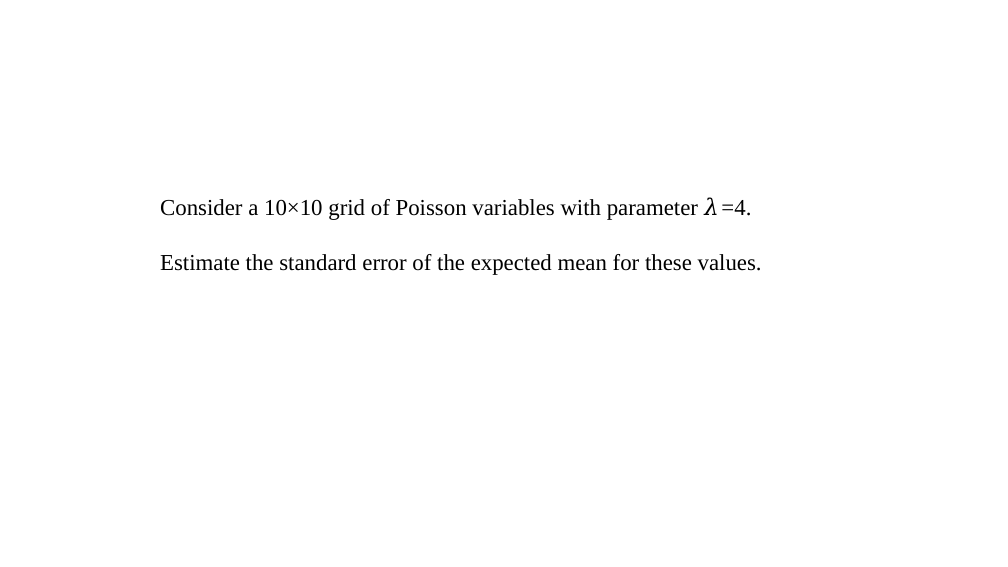
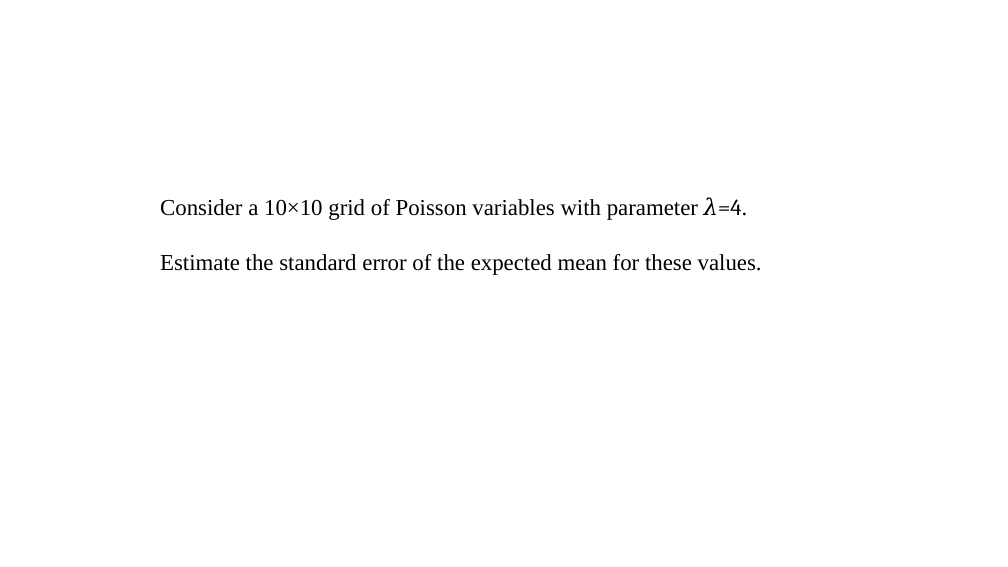
Before and after one commit to pvermees/geostats, a slide deck: slide 75 of slides/quizzes.odp (slide 74 before the commit). Drawn at 1008x567 pixels with LibreOffice and Linux fonts; fonts in the diff are those of the drawing. Boxes give left, top, right and bottom in pixels: in the first picture for what was removed or moved away, otherwise in the second. Text is boxed around its words. In the diff, an @@ line names an element or a change of style, - is before the commit and + after.

```diff
--- a/slides/quizzes.odp
+++ b/slides/quizzes.odp
@@ text at (160,197,742,220): font Times New Roman to Cambria in "𝜆=4." @@
```
Also in this commit, not shown: 6 other slides changed, 2 slides added.
